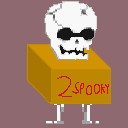
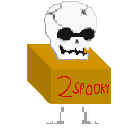
Two versions of the same layered image (128x128). Layer-by-layer changes:
removed layer "Layer 1" over [left=0, top=0, right=128, bottom=128]
